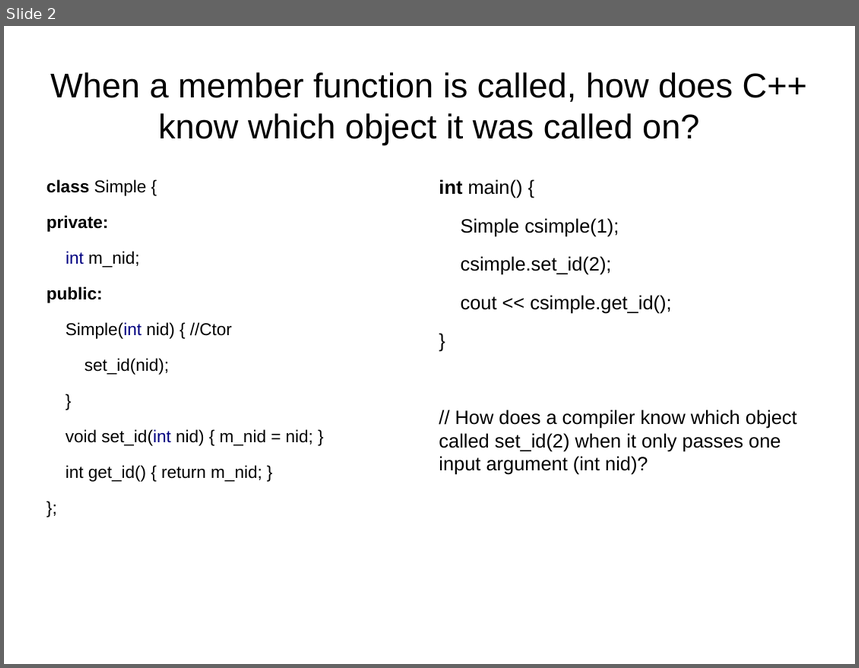
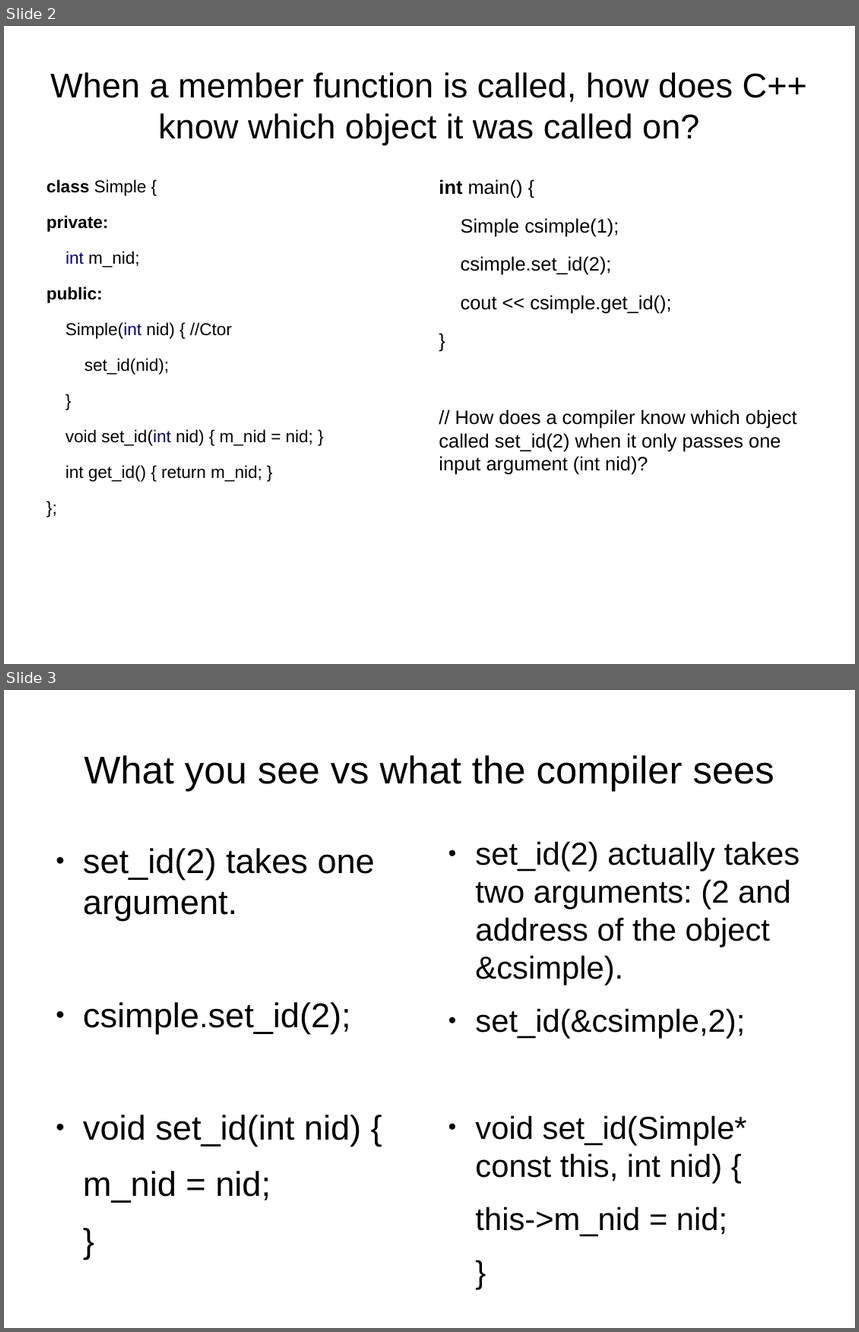
Before and after one commit to kks32/cpp-software-development, a slide deck: Ex8_Pointers_III/Ex8_Pointers-III.odp. Shown one above the other, each under a label of ours: slide 2 before the commit, slides 2 and 3 after it. The pictures are 859x668 and 859x1332 pixels, drawn with LibreOffice and Linux fonts; fonts in the diff are those of the drawing. Boxes give left, top, right and bottom in pixels: in the first picture for what was removed or moved away, otherwise in the second. Text is boxed around its words. In the diff, an @@ line names an element or a change of style, - is before the commit and + after.

Commit message:
you vs compiler

```diff
--- a/Ex8_Pointers_III/Ex8_Pointers-III.odp
+++ b/Ex8_Pointers_III/Ex8_Pointers-III.odp
@@ slide 3 added at box(4, 690, 855, 1328), background #FFFFFF @@
@@ title added at box(84, 755, 775, 792), 36 pt, text #000000 @@
+What you see vs what the compiler sees
@@ text added at box(83, 848, 375, 1203), 32 pt, text #000000 @@
+● set_id(2) takes one argument.
+● csimple.set_id(2);
+● void set_id(int nid) {
+m_nid = nid;
+}
@@ text added at box(475, 841, 800, 1237), 29.6 pt, text #000000 @@
+● set_id(2) actually takes two arguments: (2 and address of the object &csimple).
+● set_id(&csimple,2);
+● void set_id(Simple* const this, int nid) {
+this->m_nid = nid;
+}
```
Also in this commit, not shown: 1 other file.
